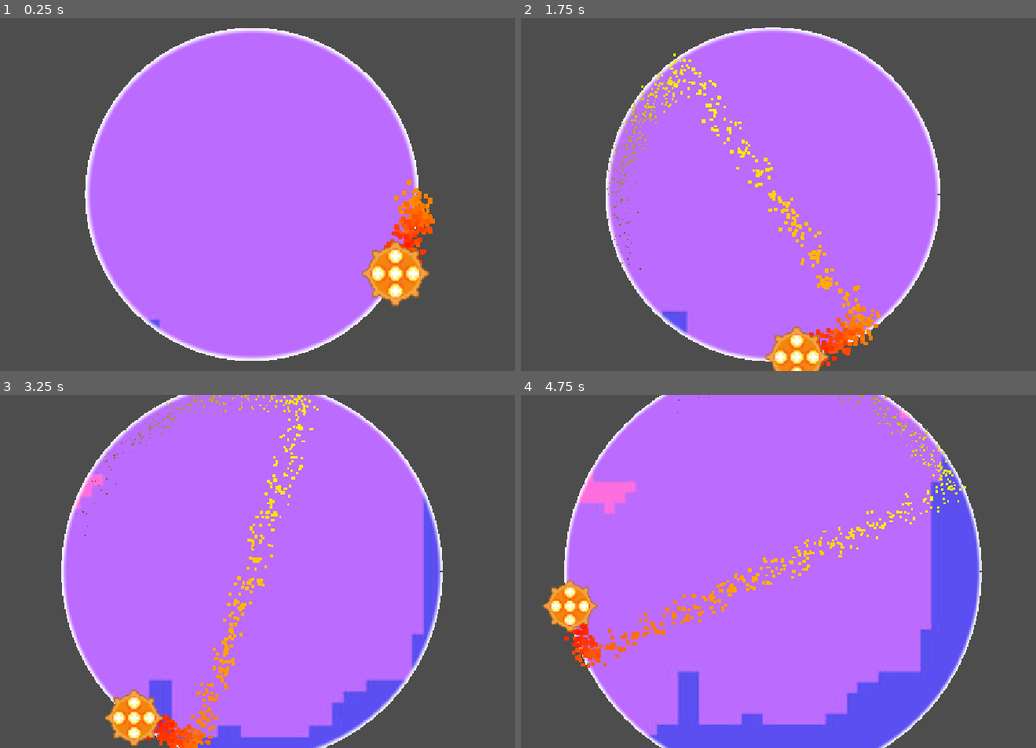
Above: before the commit, frames 1-4 (two rows, left to right).
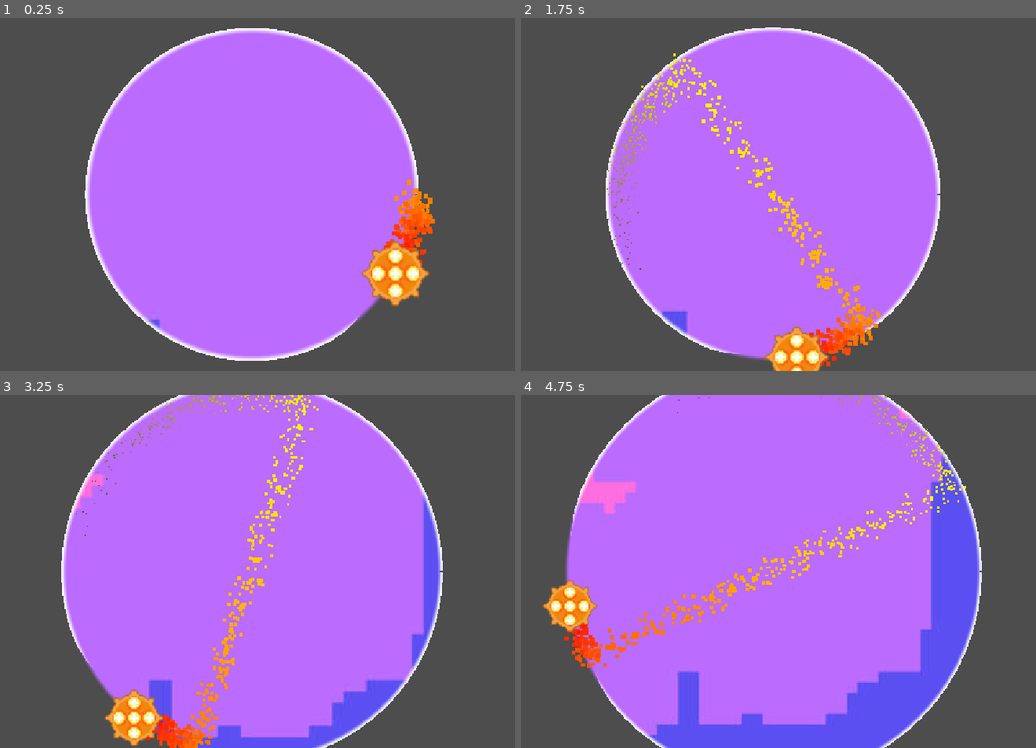
Above: after the commit, the same moments.

Repository: Dan-Yaacobi/CircleGame
Game: Godot game, scene res://Scenes/Circle.tscn
The game is run twice, just before and just after one commit, with the same random seed, the same clock (stepped at 60 frames per second) and the same inputs.
Inputs (mouse positions are in pixels of both pictures, inside the frame that each line leads up to):
- Up to frame 1 (0.25 s): no input
- Up to frame 2 (1.75 s): move the mouse to (912, 176) at 0.52 s; press the mouse at (912, 176) at 0.53 s; move the mouse to (649, 212) at 1.27 s; release the mouse at (649, 212) at 1.28 s; tap Space (test) at 1.35 s
- Up to frame 3 (3.25 s): move the mouse to (314, 493) at 2.02 s; press the mouse at (314, 493) at 2.03 s; move the mouse to (221, 642) at 2.77 s; release the mouse at (221, 642) at 2.78 s; tap Space (test) at 2.85 s
- Up to frame 4 (4.75 s): move the mouse to (963, 624) at 3.52 s; press the mouse at (963, 624) at 3.53 s; move the mouse to (582, 518) at 4.27 s; release the mouse at (582, 518) at 4.28 s; tap Space (test) at 4.35 s

The runs differ from the first frame. In frame 1, 0.1% of the frame differs, in the area x 64-82%, y 48-92%; in frame 2, 0.1%; in frame 3, 0.1%; in frame 4, 0.2%, in the area x 8-19%, y 24-89%.

Commit message:
Add boundary bend game juice when the coin touches the circle
Line2D now dents inward near the touch angle each frame the player is
orbiting, with a bell-shaped falloff to neighboring segments and an
elastic spring-back once contact stops (e.g. while shooting through the
center). Circle/ScratchCircle expose a bend_boundary(angle) passthrough
so Player doesn't need to know about the Line2D internals. Tuning is all
exported on line_2d.gd: bend_strength, bend_spread, bend_falloff,
bend_recovery_speed.

Co-Authored-By: Claude Sonnet 5 <noreply@anthropic.com>
Claude-Session: https://claude.ai/code/session_01668rN2X8dcPgKMK6Nc3rGR

Diff:
--- a/Scenes/scratch_circle.gd
+++ b/Scenes/scratch_circle.gd
@@ -41,6 +41,9 @@
 		(background_sprite.material as ShaderMaterial).set_shader_parameter("radius_px", curr_radius)
 	if cover_sprite and mask_texture:
 		cover_sprite.scale = Vector2.ONE * (curr_radius * 2.0 / mask_resolution)
+
+func bend_boundary(angle: float) -> void:
+	circle_shape.bend_at(angle)
 
 func can_shoot() -> bool:
 	return shoots_used < max_shoots
--- a/Scripts/circle.gd
+++ b/Scripts/circle.gd
@@ -36,3 +36,6 @@
 func update_mask_radius(radius: float):
 	var mat = background_sprite.material as ShaderMaterial
 	mat.set_shader_parameter("radius_px", radius)
+
+func bend_boundary(angle: float) -> void:
+	circle_shape.bend_at(angle)
--- a/Scripts/line_2d.gd
+++ b/Scripts/line_2d.gd
@@ -4,18 +4,48 @@
 var radius: float = 100.0
 @export var segments: int = 64
 
+## Game-juice bend: when something touches the boundary, the segments near
+## the touch angle dent inward and spring back over time.
+@export var bend_strength: float = 18.0  # px, max inward push at the touch point
+@export_range(0.01, PI, 0.01) var bend_spread: float = 0.6  # radians, angular half-width affected
+@export var bend_falloff: float = 2.0  # higher = tighter/sharper dent around the touch point
+@export var bend_recovery_speed: float = 6.0  # how fast the dent springs back, per second
+
+var _bend_angle: float = 0.0
+var _bend_intensity: float = 0.0  # 0..1
+
 func _ready():
 	width = 4.0
 	antialiased = true
+	_update_circle()
+
+func _process(delta: float) -> void:
+	if _bend_intensity <= 0.0:
+		return
+	_bend_intensity = move_toward(_bend_intensity, 0.0, bend_recovery_speed * delta)
 	_update_circle()
 
 func set_radius_immediate(new_radius: float) -> void:
 	radius = new_radius
 	_update_circle()
 
+# Call whenever something touches the boundary at local angle `angle` (radians).
+func bend_at(angle: float, strength: float = 1.0) -> void:
+	_bend_angle = angle
+	_bend_intensity = clampf(strength, 0.0, 1.0)
+	_update_circle()
+
 func _update_circle():
 	var pts = PackedVector2Array()
 	for i in range(segments + 1):
 		var a = TAU * i / segments
-		pts.append(radius * Vector2(cos(a), sin(a)))
+		var r = radius - _bend_offset(a)
+		pts.append(r * Vector2(cos(a), sin(a)))
 	points = pts
+
+func _bend_offset(a: float) -> float:
+	if _bend_intensity <= 0.0:
+		return 0.0
+	var diff = wrapf(a - _bend_angle, -PI, PI)
+	var t = clampf(1.0 - abs(diff) / bend_spread, 0.0, 1.0)
+	return bend_strength * _bend_intensity * pow(t, bend_falloff)
--- a/Scripts/player.gd
+++ b/Scripts/player.gd
@@ -34,6 +34,9 @@
 	velocity = (target_pos - global_position) / delta
 	move_and_slide()
 
+	if circle.has_method("bend_boundary"):
+		circle.bend_boundary(angle)
+
 func _process_through_center(_delta: float) -> void:
 	velocity = launch_dir * launch_speed
 	move_and_slide()
